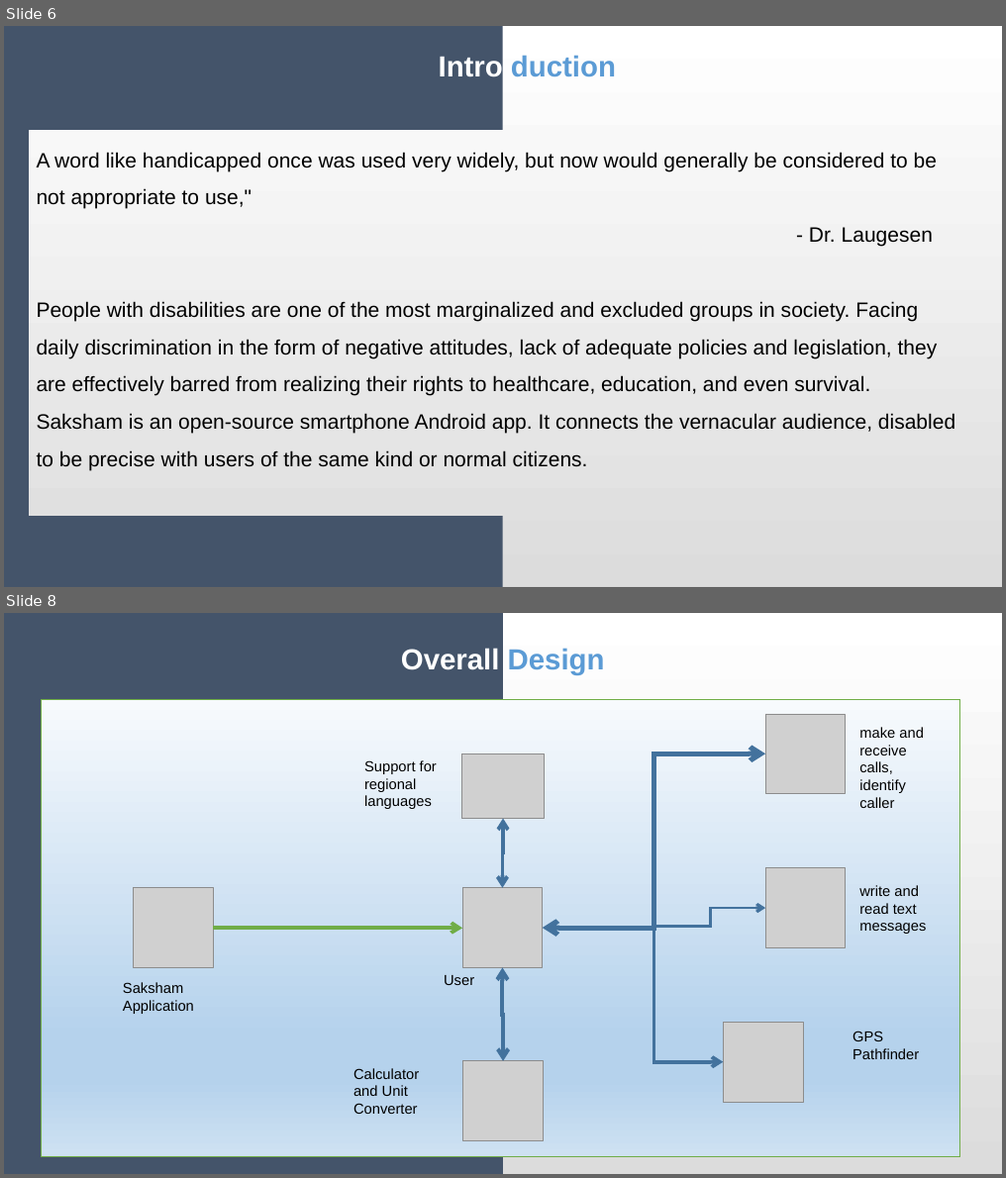
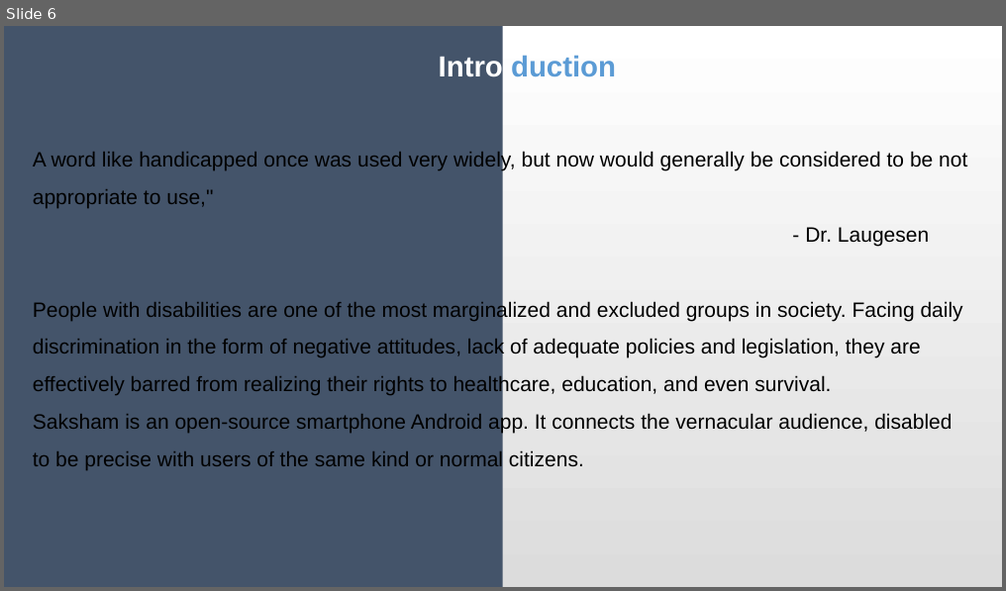
Before and after one commit to Durgnan/Final_Year_Project, a slide deck: Phase PPT/Durgesh Nandan/0th Phase/SakshamPPT.pptx. Shown one above the other, each under a label of ours: slides 6 and 8 before the commit, slide 6 after it; the slides between them are not shown. The pictures are 1006x1178 and 1006x591 pixels, drawn with LibreOffice and Linux fonts; fonts in the diff are those of the drawing; grey boxes stand for pictures. Boxes give left, top, right and bottom in pixels: in the first picture for what was removed or moved away, otherwise in the second. Text is boxed around its words. In the diff, an @@ line names an element or a change of style, - is before the commit and + after.

```diff
--- a/Phase PPT/Durgesh Nandan/0th Phase/SakshamPPT.pptx
+++ b/Phase PPT/Durgesh Nandan/0th Phase/SakshamPPT.pptx
@@ slide 8 removed at [4,613,1002,1174], background gradient #FFFFFF to #DCDCDC @@
@@ rectangle removed at [4,613,503,1174] @@
@@ text removed at [401,648,605,674] @@
-Overall Design
@@ rectangle removed at [42,699,960,1157] @@
@@ picture removed at [765,714,846,794] @@
@@ text removed at [859,727,924,808] @@
-make and receive calls, identify caller
@@ text removed at [364,761,437,809] @@
-Support for regional languages
@@ picture removed at [461,754,545,818] @@
@@ elbow double arrow removed from (543, 928) to (765, 754) @@
@@ elbow double arrow removed from (503, 888) to (503, 819) @@
@@ picture removed at [766,868,846,949] @@
@@ picture removed at [134,888,214,967] @@
@@ picture removed at [463,888,543,967] @@
@@ elbow arrow removed from (654, 927) to (766, 908) @@
@@ text removed at [859,885,926,934] @@
-write and read text messages
@@ elbow arrow removed from (214, 928) to (463, 928) @@
@@ elbow arrow removed from (653, 928) to (724, 1062) @@
@@ elbow double arrow removed from (503, 967) to (503, 1061) @@
@@ text removed at [123,982,194,1014] @@
-Saksham Application
@@ text removed at [444,975,474,985] @@
-User
@@ picture removed at [724,1023,804,1103] @@
@@ text removed at [852,1031,919,1059] @@
-GPS Pathfinder
@@ text removed at [353,1068,419,1114] @@
-Calculator and Unit Converter
@@ picture removed at [463,1061,543,1142] @@
@@ slide 6 changed as well @@
@@ text "A word like handicapped once ...": place and size @@
-text "A word like handicapped once ..." at [29,131,973,516]
+text "A word like handicapped once ..." at [33,151,967,471]
@@ text "A word like handicapped once ..." at [33,151,967,471]: fill gradient #FFFFFF to #DCDCDC to none @@
```
Also in this commit, not shown: 10 other slides changed, 2 slides added, 1 other slide removed, 1 other file.
